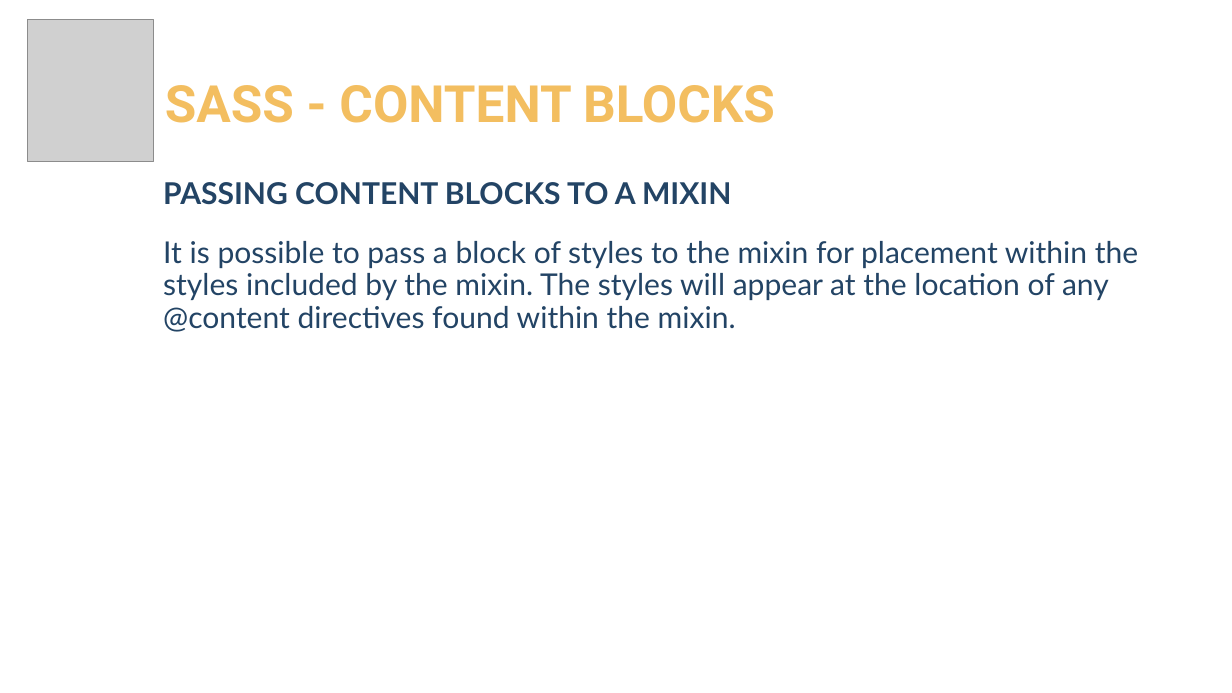
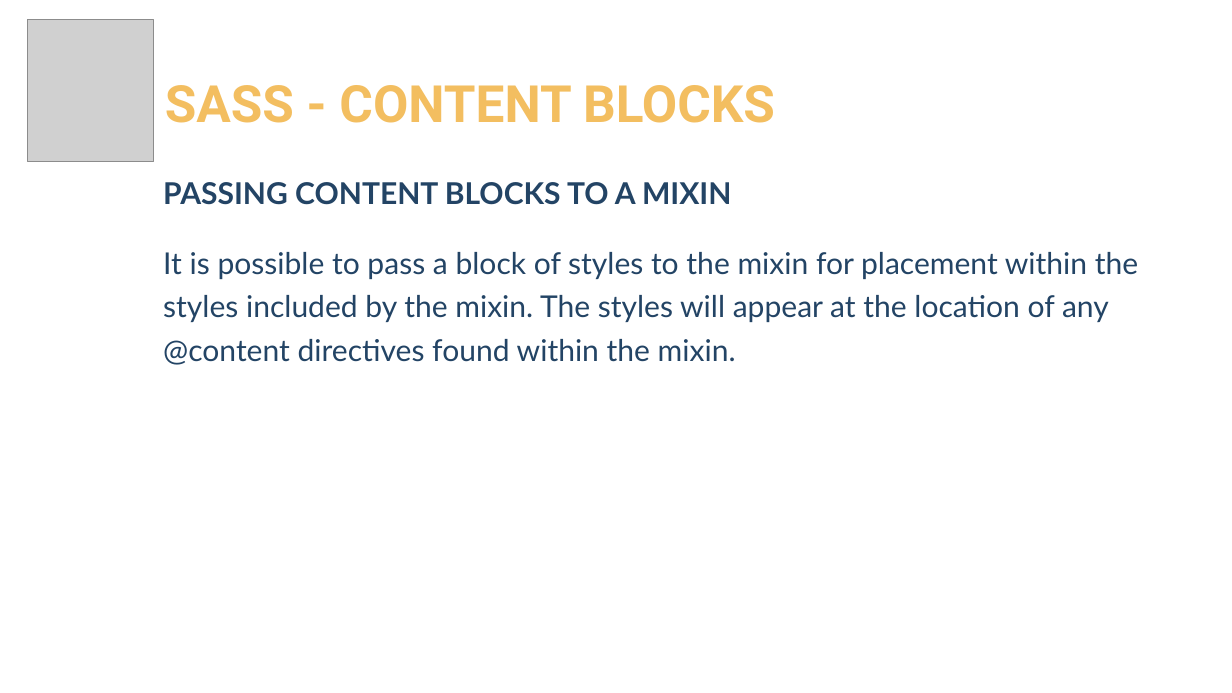
Before and after one commit to pirocorp/CSS-Advanced, a slide deck: slide 15 of 04. CSS Media Queries & SASS/04. CSS Media Queries & SASS.pptx. Drawn at 1232x693 pixels with LibreOffice and Linux fonts; fonts in the diff are those of the drawing; grey boxes stand for pictures; background and template pictures are left out. Boxes give left, top, right and bottom in pixels: in the first picture for what was removed or moved away, otherwise in the second. Text is boxed around its words. In the diff, an @@ line names an element or a change of style, - is before the commit and + after.

```diff
--- a/04. CSS Media Queries & SASS/04. CSS Media Queries & SASS.pptx
+++ b/04. CSS Media Queries & SASS/04. CSS Media Queries & SASS.pptx
@@ text "It is possible to pass ..." at bbox=[163, 252, 1138, 365]: line spacing 0.9 to 1.2 @@
```
Also in this commit, not shown: 1 other slide changed.
